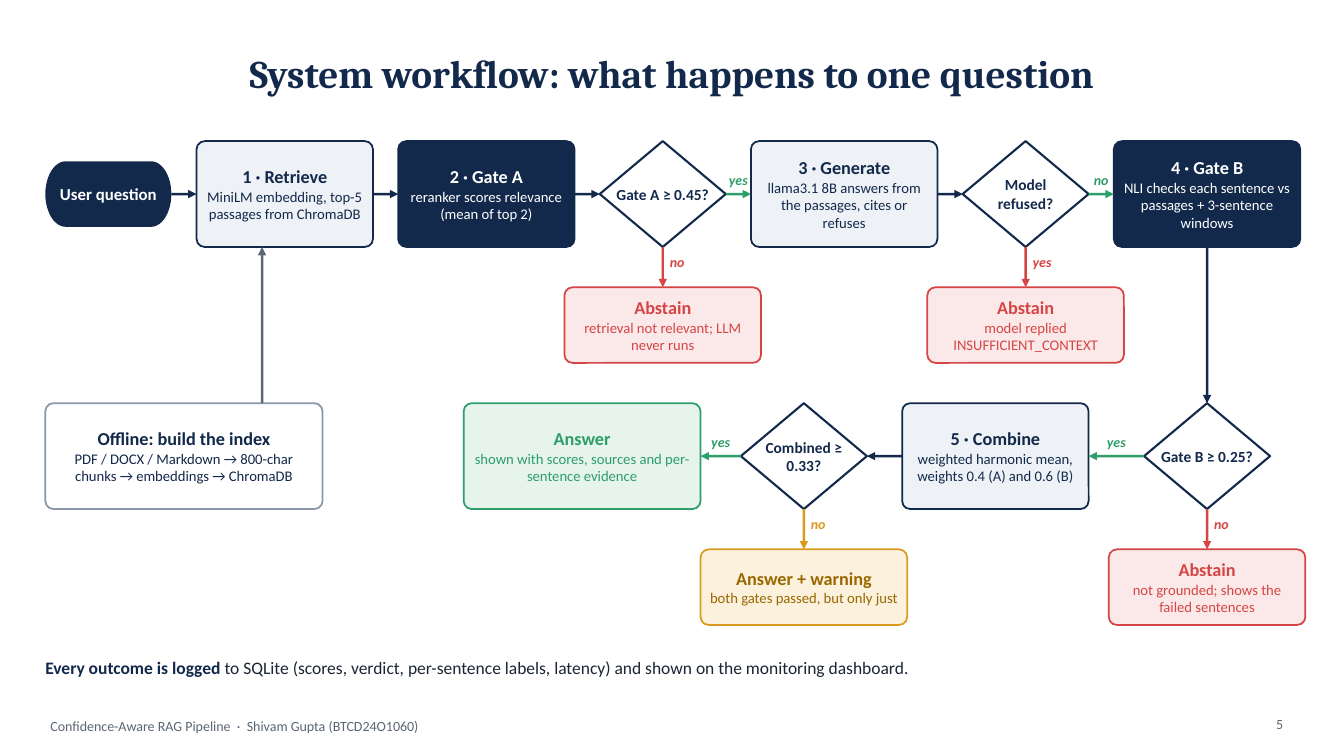
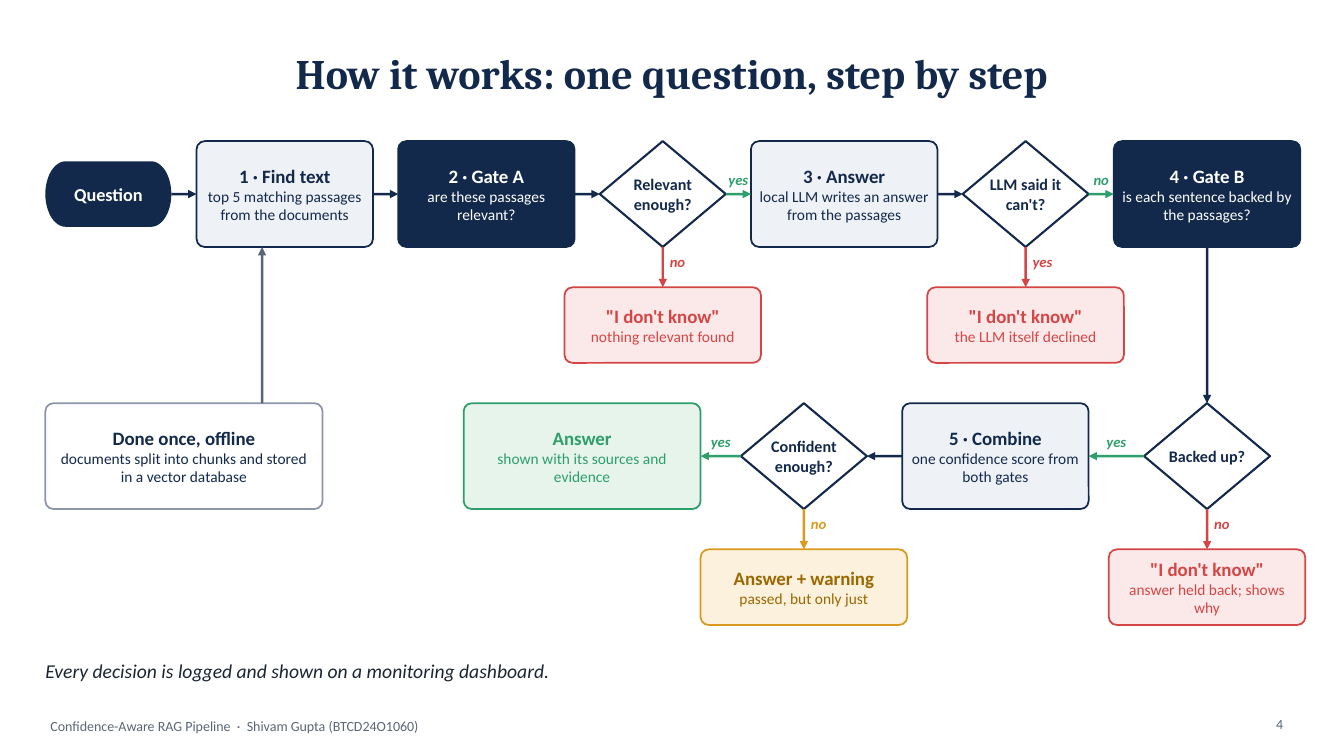
Before and after one commit to Sumwanyuno/confidence-aware-rag, a slide deck: slide 4 of reports/expo/Expo_Presentation.pptx (slide 5 before the commit). Drawn at 1344x756 pixels with LibreOffice and Linux fonts; fonts in the diff are those of the drawing. Boxes give left, top, right and bottom in pixels: in the first picture for what was removed or moved away, otherwise in the second. Text is boxed around its words. In the diff, an @@ line names an element or a change of style, - is before the commit and + after.

```diff
--- a/reports/expo/Expo_Presentation.pptx
+++ b/reports/expo/Expo_Presentation.pptx
@@ title at bbox=[296, 60, 1048, 99]: text changed; size 28 to 30 pt @@
-System workflow: what happens to one question
+How it works: one question, step by step
@@ text at bbox=[208, 169, 362, 220]: text changed; size 10.5 to 11 pt @@
-1 · Retrieve
-MiniLM embedding, top-5 passages from ChromaDB
+1 · Find text
+top 5 matching passages from the documents
@@ text at bbox=[449, 170, 524, 183]: size 13 to 13.5 pt in "2 · Gate A" @@
@@ text at bbox=[634, 178, 692, 213]: text changed; size 11 to 11.5 pt @@
-Gate A ≥ 0.45?
+Relevant enough?
@@ text at bbox=[760, 170, 928, 223]: text changed; size 10.5 to 11 pt @@
-3 · Generate
-llama3.1 8B answers from the passages, cites or refuses
+3 · Answer
+local LLM writes an answer from the passages
@@ text at bbox=[990, 178, 1062, 210]: text changed; size 11 to 11.5 pt @@
-Model refused?
+LLM said it can't?
@@ text at bbox=[1170, 170, 1245, 183]: size 13 to 13.5 pt in "4 · Gate B" @@
@@ text at bbox=[74, 188, 142, 204]: text changed; size 12 to 13 pt @@
-User question
+Question
@@ text at bbox=[427, 191, 545, 220]: text changed; size 10.5 to 11 pt @@
-reranker scores relevance (mean of top 2)
+are these passages relevant?
@@ text at bbox=[1122, 191, 1291, 223]: text changed; size 10.5 to 11 pt @@
-NLI checks each sentence vs passages + 3-sentence windows
+is each sentence backed by the passages?
@@ text at bbox=[606, 309, 719, 323]: text changed; size 10.5 to 11 pt @@
-Abstain
-retrieval not relevant; LLM never runs
+"I don't know"
+nothing relevant found
@@ text at bbox=[955, 309, 1096, 342]: text changed; size 10.5 to 11 pt @@
-Abstain
-model replied INSUFFICIENT_CONTEXT
+"I don't know"
+the LLM itself declined
@@ text at bbox=[61, 432, 307, 482]: text changed; size 10.5 to 11 pt @@
-Offline: build the index
-PDF / DOCX / Markdown → 800-char chunks → embeddings → ChromaDB
+Done once, offline
+documents split into chunks and stored in a vector database
@@ size 10 to 10.5 pt in 4 elements at bbox=[728, 178, 748, 188], bbox=[1033, 260, 1053, 270], bbox=[1106, 440, 1126, 450], bbox=[711, 440, 731, 450] @@
@@ text at bbox=[771, 440, 836, 475]: text changed; size 11 to 11.5 pt @@
-Combined ≥ 0.33?
+Confident enough?
@@ text at bbox=[949, 431, 1042, 445]: size 13 to 13.5 pt in "5 · Combine" @@
@@ text at bbox=[497, 453, 667, 482]: text changed; size 10.5 to 11 pt @@
-shown with scores, sources and per-sentence evidence
+shown with its sources and evidence
@@ text at bbox=[912, 453, 1078, 485]: text changed; size 10.5 to 11 pt @@
-weighted harmonic mean, weights 0.4 (A) and 0.6 (B)
+one confidence score from both gates
@@ text at bbox=[1169, 450, 1245, 465]: text changed; size 11 to 11.5 pt @@
-Gate B ≥ 0.25?
+Backed up?
@@ text at bbox=[1129, 562, 1285, 616]: text changed; size 10.5 to 11 pt @@
-Abstain
-not grounded; shows the failed sentences
+"I don't know"
+answer held back; shows why
@@ text at bbox=[734, 571, 874, 588]: size 13 to 13.5 pt in "Answer + warning" @@
@@ text at bbox=[739, 593, 868, 607]: text changed; size 10.5 to 11 pt @@
-both gates passed, but only just
+passed, but only just
@@ text at bbox=[45, 664, 549, 682]: text changed; size 12.5 to 14 pt; italic on @@
-Every outcome is logged to SQLite (scores, verdict, per-sentence labels, latency) and shown on the monitoring dashboard.
+Every decision is logged and shown on a monitoring dashboard.
@@ page number at bbox=[1276, 720, 1283, 729]: text changed @@
-5
+4
```
Also in this commit, not shown: 9 other slides changed, 7 slides added, 6 slides removed, 1 other file.
